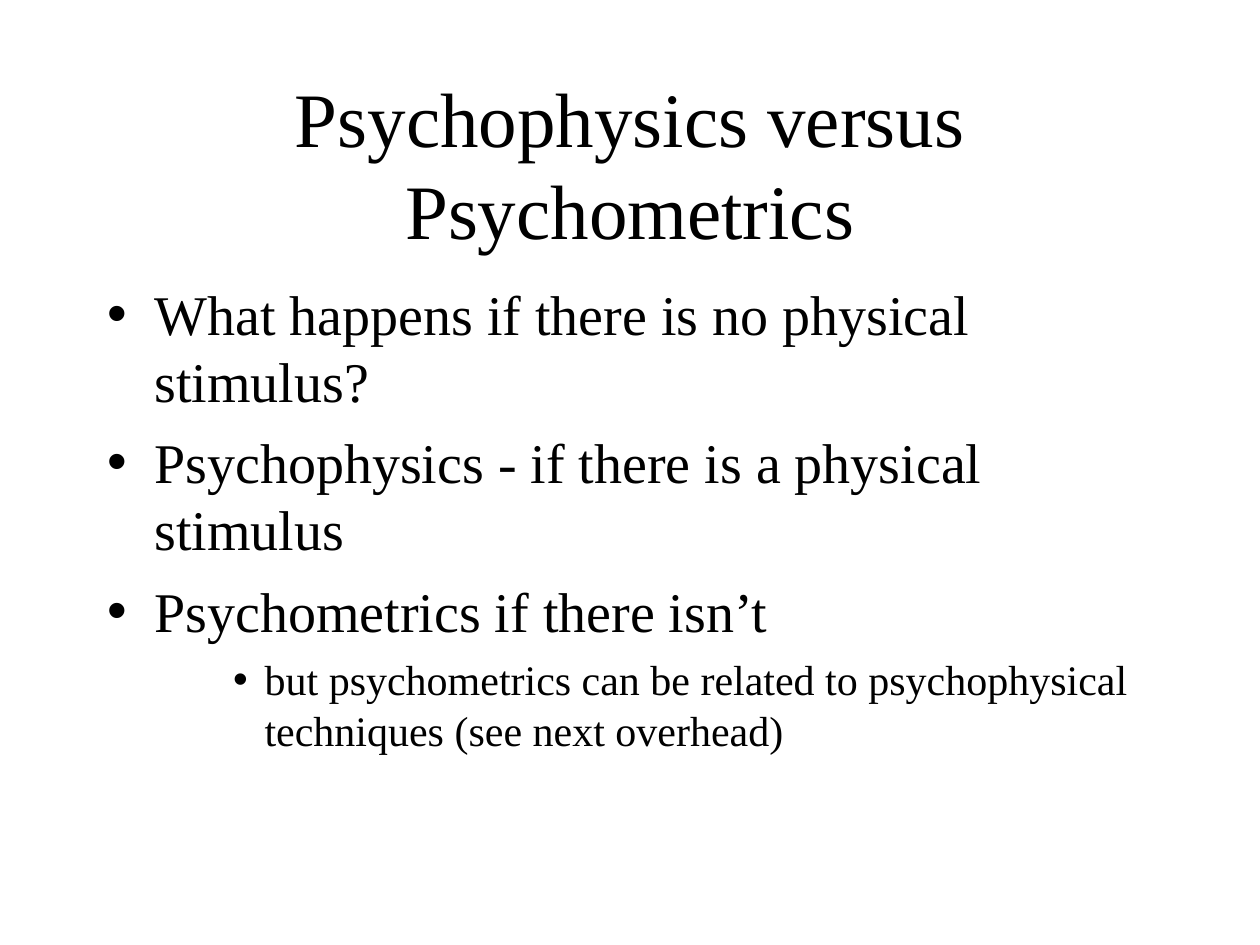
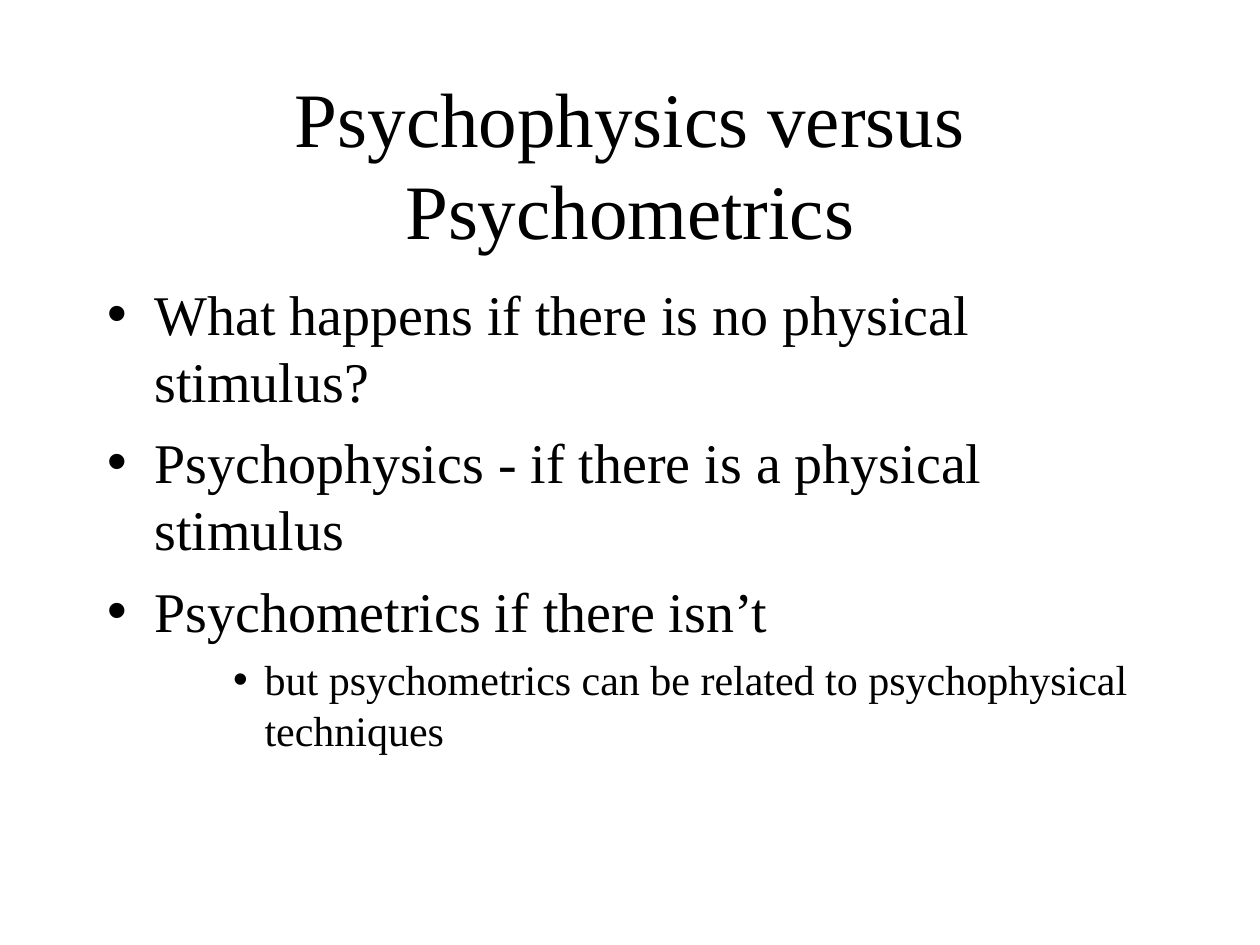
Before and after one commit to ajwills72/critical-thinking, a slide deck: slide 11 of src/measurement.odp (slide 12 before the commit). Drawn at 1260x945 pixels with LibreOffice and Linux fonts; fonts in the diff are those of the drawing. Boxes give left, top, right and bottom in pixels: in the first picture for what was removed or moved away, otherwise in the second. Text is boxed around its words. In the diff, an @@ line names an element or a change of style, - is before the commit and + after.

```diff
--- a/src/measurement.odp
+++ b/src/measurement.odp
@@ text at box(265, 666, 1127, 755): text changed @@
-    • but psychometrics can be related to psychophysical techniques (see next overhead)
+    • but psychometrics can be related to psychophysical techniques
```
Also in this commit, not shown: 7 other slides changed, 4 slides removed, 1 other file.
